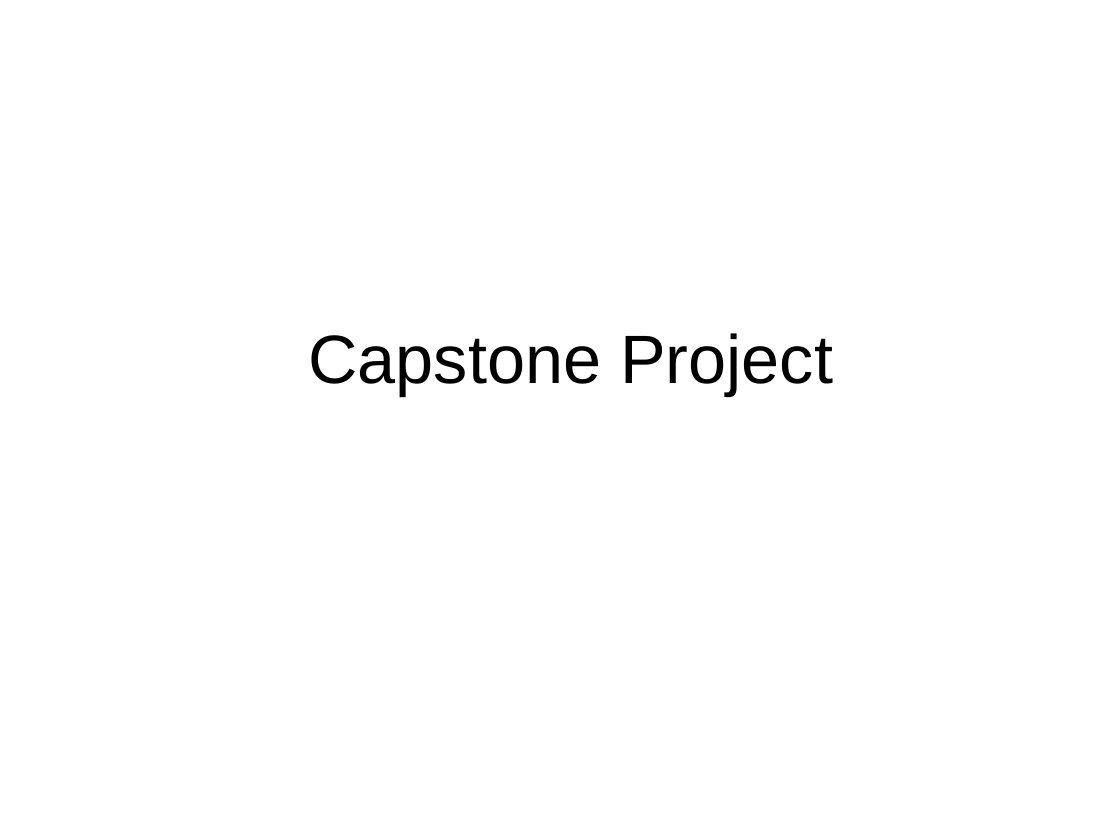
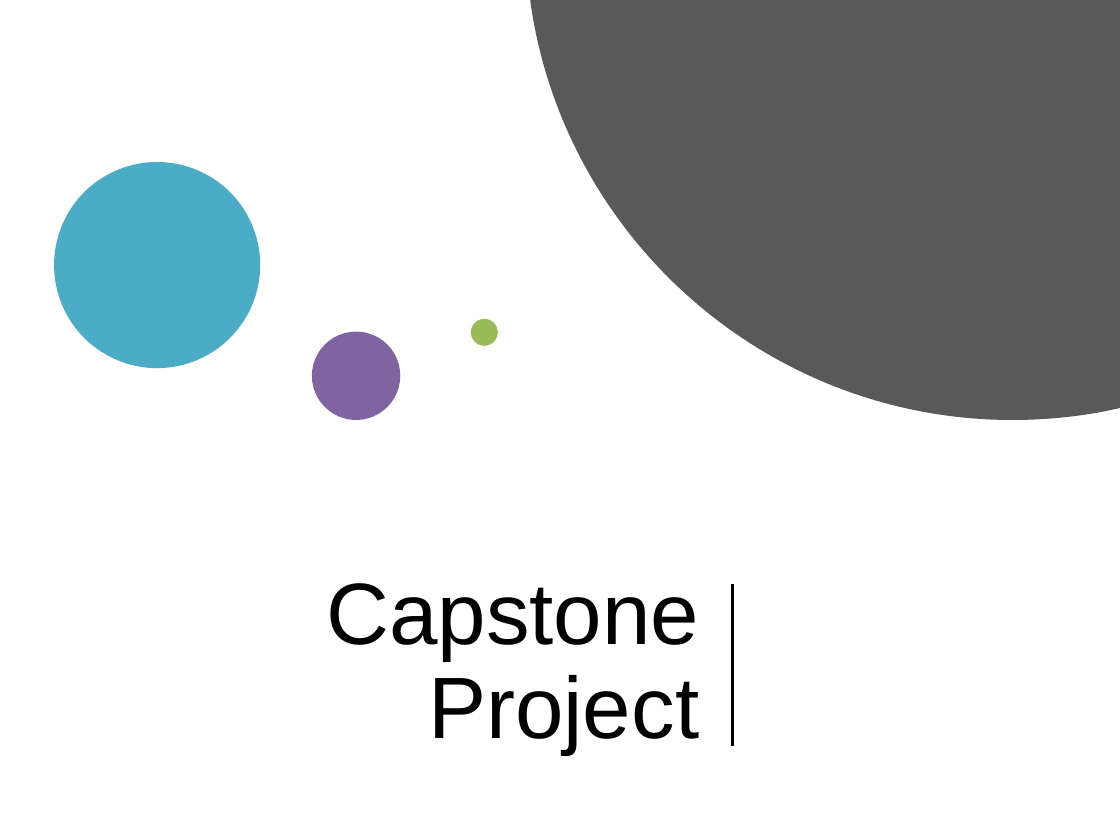
Before and after one commit to Cambi15/Coursera_Capstone-1, a slide deck: slide 12 of presentation.pptx. Drawn at 1120x840 pixels with LibreOffice and Linux fonts; fonts in the diff are those of the drawing. Boxes give left, top, right and bottom in pixels: in the first picture for what was removed or moved away, otherwise in the second. Text is boxed around its words. In the diff, an @@ line names an element or a change of style, - is before the commit and + after.

```diff
--- a/presentation.pptx
+++ b/presentation.pptx
@@ freeform shape added at <box>530,0,1120,420</box>, fill #595959 @@
@@ ellipse added at <box>54,162,260,368</box>, fill #4BACC6 @@
@@ ellipse added at <box>470,319,497,346</box>, fill #9BBB59 @@
@@ ellipse added at <box>311,332,400,420</box>, fill #8064A2 @@
@@ text "Capstone Project": place and size @@
-text "Capstone Project" at <box>308,333,833,395</box>
+text "Capstone Project" at <box>326,583,699,754</box>
@@ text "Capstone Project" at <box>326,583,699,754</box>: size 44 to 56 pt; alignment centre to right; line spacing 1 to 0.9; more space between paragraphs @@
@@ line added from (732, 585) to (732, 745), #000000 1.5 pt @@
```
Also in this commit, not shown: 11 other slides changed.
